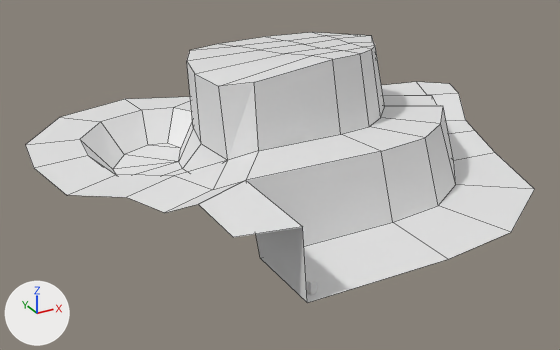
Before and after pictures for a commit that changed the Blender file assets/map/map01.blend.
Before and after are seen from a 50 mm lens placed at (-25.6, -41.7, 30.9), pointed at (8.0, 19.4, 0.3). Arrows for +X, +Y and +Z are at lower left; the lights stay in place. Mesh edges are drawn as thin lines on the coarser meshes.

Before the edit, the objects in view are built like this:
```python
me_plane = bpy.data.meshes.new('Plane')
me_plane.from_pydata(...)  # 103 vertices, 91 faces; spans x -13.8..36.7, y -1.0..42.0, z -0.2..12.7
# before: 91 (-0.2, 21.0, 1.2), 92 (-3.3, 20.5, 1.2)
ob_plane = bpy.data.objects.new('Plane', me_plane)
ob_plane.location = (0.0, 0.0, 0.0)
```
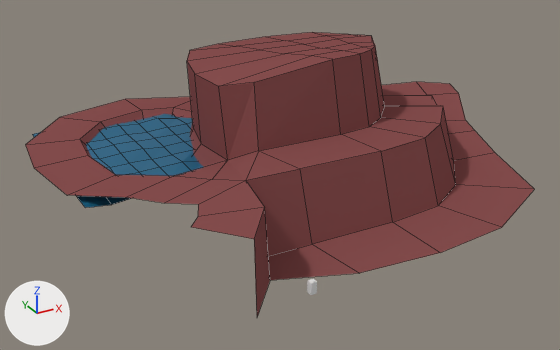
Commit message: Work on Map 01

What changed in the scene script:
```text
Add mat_water:
    mat_water = principled_material('Water')
    mat_water.base_color = (0.00293, 0.125, 0.244)  # cyan #0a6387
    mat_water.roughness = 0.497
Add mat_ground:
    mat_ground = principled_material('Ground')
    mat_ground.base_color = (0.244, 0.078, 0.078)  # brown #874f4f
    mat_ground.roughness = 1.0
    mat_ground.specular_ior_level = 0.0
Change me_plane:
    used by ob_plane; location = (0.0, 0.0, 0.0)
    verts and faces of me_plane; kept vertices keep their numbers, new ones are numbered from 103
    remove me_plane.from_pydata(...)  # 103 vertices, 91 faces; spans x -13.8..36.7, y -1.0..42.0, z -0.2..12.7
    add me_plane.from_pydata(...)  # 188 vertices, 160 faces; spans x -13.8..36.7, y -1.0..42.0, z -0.2..12.7
    me_plane part 1: a new loose piece of 81 vertices spanning x -12.0..5.5, y 16.6..37.0, z 2.3..2.7, in mat_water (cyan #0a6388)
    me_plane part 2
    4 vertices are removed from x -6.0..-1.0, y -1.0..6.5, z 0.0..5.9
    5 faces are deleted
    5 vertices move from x -7.6..19.7, y -1.0..11.3, z 0.0..6.0 to x -7.6..19.6, y 0.1..11.3, z 0.0..6.0
    8 vertices are added at x -7.9..4.6, y -1.0..8.3, z 0.0..6.0
    10 new faces join them, mat_ground (brown #884f4f)
    me_plane part 3
    add verts[91] = (-0.5, 19.6, 1.3)  # moved
    add verts[92] = (-3.7, 19.1, 1.3)  # moved
    me_plane part 4: 86 faces spanning x -13.8..36.7, y 0.1..42.0, z -0.2..12.7 switch from no material to mat_ground (brown #884f4f)
    add me_plane.materials.append(mat_water)  # cyan #0a6387
```

Location of each change, (x1, y1, x2, y2) in pixels of the pictures (560 x 350 px; the box of a moved part takes in the faces that stretch with it):
'Plane', reshaped
    before: (26, 32, 534, 303)
    after: (26, 32, 534, 317)
part 1 of me_plane, added
    after: (32, 114, 204, 208)
part 2 of me_plane, built on
    before: (127, 135, 534, 303)
    after: (127, 135, 534, 317)
part 3 of me_plane, moved or reshaped
    before: (164, 144, 227, 176)
    after: (193, 144, 227, 167)
part 4 of me_plane, recoloured (white to brown)
    both: (26, 32, 534, 222)
